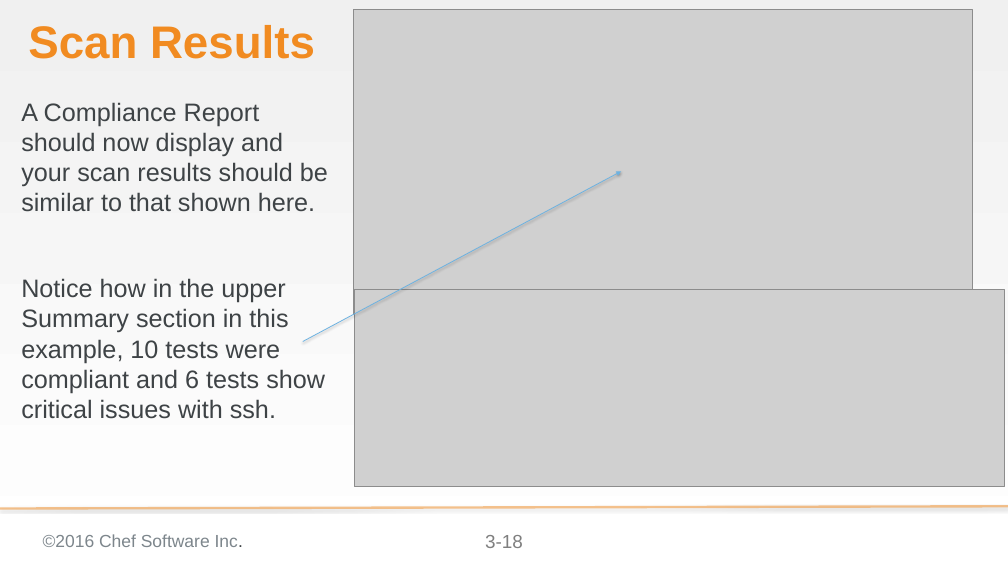
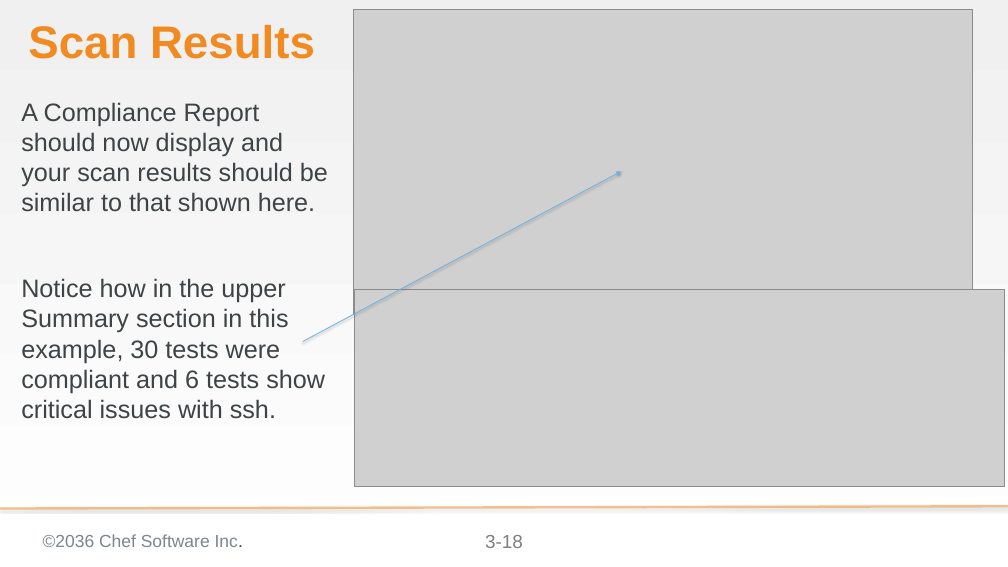
Before and after one commit to bchamby/chef-compliance-installation-configuration-operation, a slide deck: slide 18 of 03-initial-configuration-scans.pptx. Drawn at 1008x567 pixels with LibreOffice and Linux fonts; fonts in the diff are those of the drawing; grey boxes stand for pictures; background and template pictures are left out. Boxes give left, top, right and bottom in pixels: in the first picture for what was removed or moved away, otherwise in the second. Text is boxed around its words. In the diff, an @@ line names an element or a change of style, - is before the commit and + after.

```diff
--- a/03-initial-configuration-scans.pptx
+++ b/03-initial-configuration-scans.pptx
@@ text at (x1=21, y1=278, x2=325, y2=419): text changed @@
-Notice how in the upper Summary section in this example, 10 tests were compliant and 6 tests show critical issues with ssh.
+Notice how in the upper Summary section in this example, 30 tests were compliant and 6 tests show critical issues with ssh.
@@ text at (x1=43, y1=534, x2=243, y2=547): text changed @@
-©2016 Chef Software Inc.
+©2036 Chef Software Inc.
```
Also in this commit, not shown: 54 other slides changed, 5 slides added, 3 slides removed.
